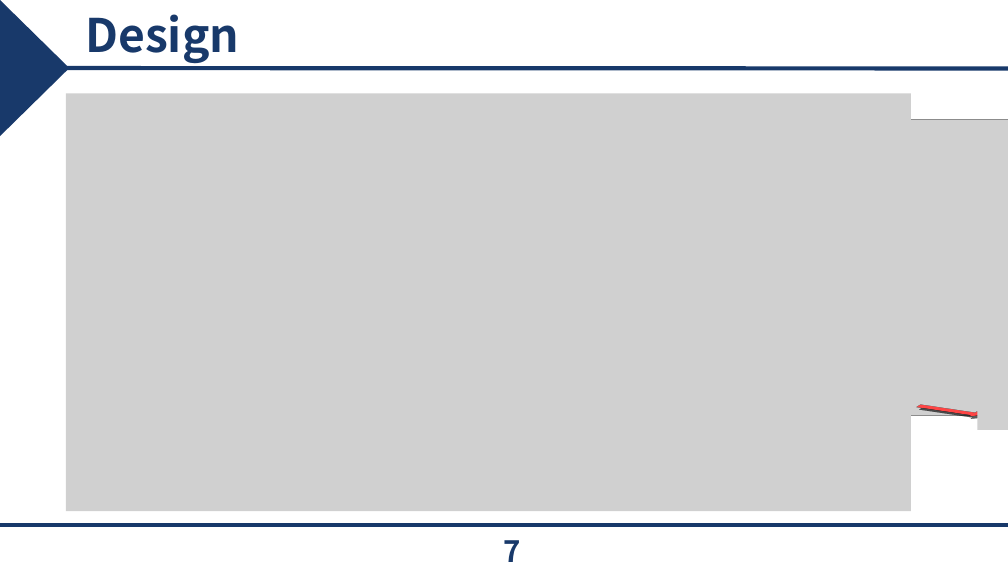
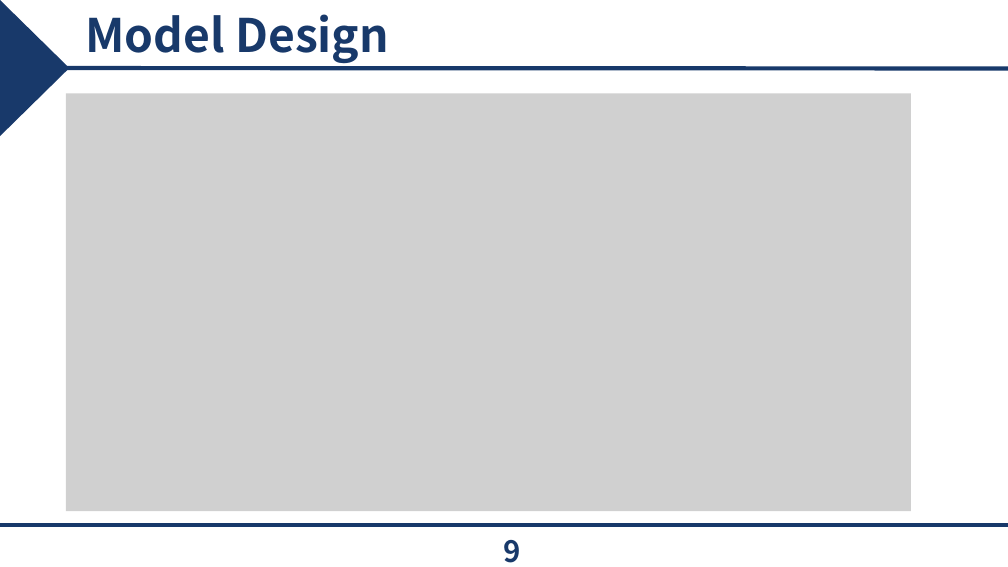
Before and after one commit to epoxx-arch/Torque_vectoringthesis, a slide deck: slide 9 of 졸업 논문/JCCI 발표.pptx (slide 7 before the commit). Drawn at 1008x567 pixels with LibreOffice and Linux fonts; fonts in the diff are those of the drawing; grey boxes stand for pictures; background and template pictures are left out. Boxes give left, top, right and bottom in pixels: in the first picture for what was removed or moved away, otherwise in the second. Text is boxed around its words. In the diff, an @@ line names an element or a change of style, - is before the commit and + after.

```diff
--- a/졸업 논문/JCCI 발표.pptx
+++ b/졸업 논문/JCCI 발표.pptx
@@ title at (85, 14, 389, 64): text changed @@
-Design
+Model Design
@@ picture removed at (756, 119, 1008, 415) @@
@@ right arrow removed at (916, 402, 985, 420) @@
@@ picture removed at (978, 401, 1008, 430) @@
@@ page number at (503, 540, 520, 563): text changed @@
-7
+9
```
Also in this commit, not shown: 10 other slides changed, 3 slides added, 2 slides removed, 30 other files.
